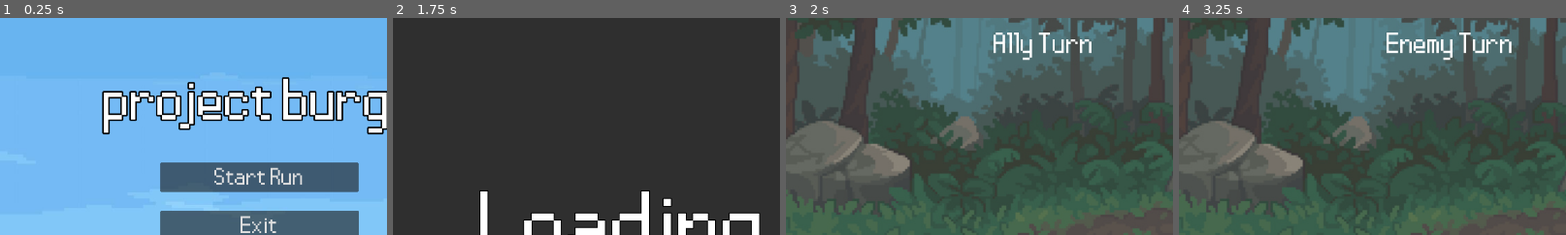
Above: before the commit, frames 1-4 (left to right).
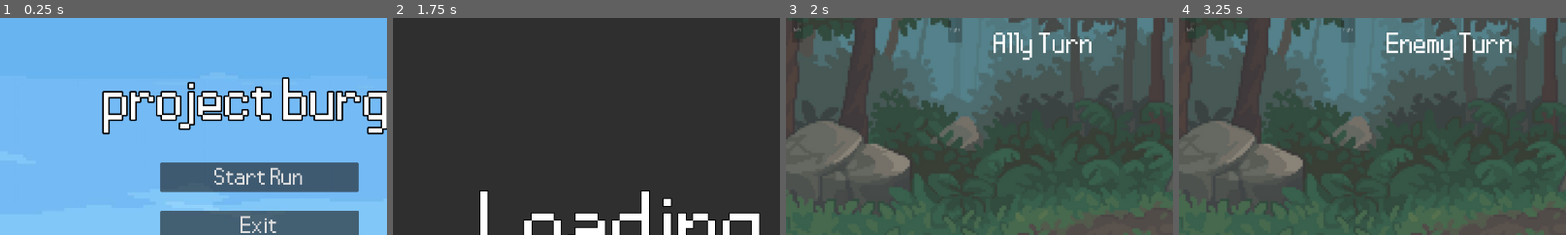
Above: after the commit, the same moments.

Repository: JuneauPlayz/project-burge
Game: Godot game, scene res://scenes/main scenes/main_scene.tscn
Same seed, same stepped clock (60 frames per second), same inputs: the game is played once before the commit and once after it.
Inputs (mouse positions are % of the whole screen's width and height, from its top left):
- Up to frame 1 (0.25 s): no input
- Up to frame 2 (1.75 s): click "Start Run" at 0.5 s; click "Start Combat" at 1.25 s
- Up to frame 3 (2 s): no input
- Up to frame 4 (3.25 s): click "End Turn (A)" at 2 s; tap Enter at 2.75 s; move the mouse to (72, 45) at 2.77 s; hold 1 (1) from 2.78 s (still down); click (72, 45) at 2.92 s; tap 2 (2) at 3.05 s
The pictures show only the part of the screen within x 16-66%, y 0-50%; the shares and areas given below are measured in that part.

Frames 1-2 are identical in both runs. In frame 3, 0.4% of the frame differs, in the area x 2-46%, y 0-12%; in frame 4, 0.4%.

Commit message:
relics foundation

Diff:
--- a/project.godot
+++ b/project.godot
@@ -27,6 +27,10 @@
 window/size/viewport_width=1920
 window/size/viewport_height=1080
 mouse_cursor/custom_image="res://assets/defaultcursor.png"
+
+[editor]
+
+script/templates_search_path="res://scripts/script_templates"
 
 [global_group]
 
--- /dev/null
+++ b/resources/relics/fire_potion.tres
@@ -0,0 +1,12 @@
+[gd_resource type="Resource" script_class="Relic" load_steps=3 format=3 uid="uid://b00kue7gy7bje"]
+
+[ext_resource type="Texture2D" uid="uid://133h4yyl8s4l" path="res://assets/chillpyro.png" id="1_42ris"]
+[ext_resource type="Script" path="res://scenes/relic handler/relic.gd" id="1_qaimv"]
+
+[resource]
+script = ExtResource("1_qaimv")
+relic_name = "Fire Potion"
+id = "2"
+type = 0
+icon = ExtResource("1_42ris")
+tooltip = ""
--- /dev/null
+++ b/resources/relics/shield_potion.tres
@@ -0,0 +1,13 @@
+[gd_resource type="Resource" load_steps=3 format=3 uid="uid://jsbevql6t5av"]
+
+[ext_resource type="Texture2D" uid="uid://di27sstbehnju" path="res://assets/shield potion.png" id="1_j6g0b"]
+[ext_resource type="Script" path="res://scenes/relic handler/relic scripts/shield_potion.gd" id="2_l1c8m"]
+
+[resource]
+script = ExtResource("2_l1c8m")
+shield_amount = 5
+relic_name = "Shield Potion"
+id = "1"
+type = 2
+icon = ExtResource("1_j6g0b")
+tooltip = ""
--- a/scenes/main scenes/combat.tscn
+++ b/scenes/main scenes/combat.tscn
@@ -8,6 +8,7 @@
 [ext_resource type="FontFile" uid="uid://ca0ii6rndnaqf" path="res://assets/pokemon_pixel_font.ttf" id="5_wtw4i"]
 [ext_resource type="PackedScene" uid="uid://rtk527cyr7kb" path="res://scenes/reusables/combat_currency.tscn" id="6_b6b3n"]
 [ext_resource type="Texture2D" uid="uid://bsae24ot6vmo6" path="res://assets/battle_bg.jpg" id="7_qh8p2"]
+[ext_resource type="PackedScene" uid="uid://dr6jeis04n42b" path="res://scenes/relic handler/relic_handler.tscn" id="9_18tlq"]
 
 [sub_resource type="LabelSettings" id="LabelSettings_mo5rj"]
 font = ExtResource("5_wtw4i")
@@ -29,7 +30,7 @@
 outline_size = 9
 outline_color = Color(0, 0, 0, 1)
 
-[node name="Combat" type="Node2D"]
+[node name="Combat" type="Node2D" groups=["combat"]]
 script = ExtResource("1_3ou8c")
 
 [node name="StateMachine" type="Node" parent="."]
@@ -161,6 +162,12 @@
 offset_bottom = 1091.0
 color = Color(0.18359, 0.18359, 0.18359, 1)
 
+[node name="RelicHandler" parent="." instance=ExtResource("9_18tlq")]
+offset_left = 330.0
+offset_top = -3.0
+offset_right = 930.0
+offset_bottom = 61.0
+
 [connection signal="new_spell_selected" from="CombatManager" to="StateMachine/SpellSelect" method="_on_combat_manager_new_spell_selected"]
 [connection signal="target_selected" from="CombatManager" to="StateMachine/Targeting" method="_on_combat_manager_target_selected"]
 [connection signal="pressed" from="EndTurn" to="CombatManager" method="_on_end_turn_pressed"]
--- /dev/null
+++ b/scenes/relic handler/relic scripts/shield_potion.gd
@@ -0,0 +1,15 @@
+extends Relic
+
+var member_var = 0
+@export var shield_amount : int
+
+
+func activate_relic(owner: RelicUI) -> void:
+	var combat = owner.get_tree().get_first_node_in_group("combat")
+	if combat:
+		for ally in combat.allies:
+			ally.receive_shielding(shield_amount)
+			DamageNumbers.display_number_plus(shield_amount, ally.damage_number_origin.global_position, "none", "")
+
+func get_tooltip() -> String:
+	return tooltip
--- /dev/null
+++ b/scenes/relic handler/relic.gd
@@ -0,0 +1,20 @@
+class_name Relic
+extends Resource
+
+enum Type {START_OF_TURN, START_OF_COMBAT, END_OF_TURN, END_OF_COMBAT, EVENT_BASED}
+
+@export var relic_name : String
+@export var id : String
+@export var type : Type
+@export var icon : Texture
+@export_multiline var tooltip : String
+
+func initialize_relic(_owner : RelicUI) -> void:
+	pass
+
+# Should be implemented by event-based rleics which connect to the EventBus to make sure that they are disconnected when a relic gets removed
+func deactivate_relic(_owner : RelicUI) -> void:
+	pass
+
+func get_tooltip() -> String:
+	return tooltip
--- /dev/null
+++ b/scenes/relic handler/relic_handler.gd
@@ -0,0 +1,76 @@
+class_name RelicHandler
+extends HBoxContainer
+
+signal relics_activated(type: Relic.Type)
+
+const RELIC_APPLY_INTERVAL = 0.5
+const RELIC_UI = preload("res://scenes/relic handler/relic_ui.tscn")
+
+@onready var relics_control : RelicsControl = $RelicsControl
+@onready var relics : HBoxContainer = %Relics
+
+func _ready() -> void:
+	relics.child_exiting_tree.connect(_on_relics_child_exiting_tree)
+
+func activate_relics_by_type(type : Relic.Type) -> void:
+	if type == Relic.Type.EVENT_BASED:
+		return
+
+	var relic_queue : Array[RelicUI] = _get_all_relic_ui_nodes().filter(
+		func(relic_ui : RelicUI):
+			return relic_ui.relic.type == type
+	)
+
+	if relic_queue.is_empty():
+		relics_activated.emit(type)
+		return
+
+	var tween = create_tween()
+	for relic_ui : RelicUI in relic_queue:
+		tween.tween_callback(relic_ui.relic.activate_relic.bind(relic_ui))
+		tween.tween_interval(RELIC_APPLY_INTERVAL)
+
+	tween.finished.connect(func(): relics_activated.emit(type))
+
+func add_relics(relics_array: Array[Relic]) -> void:
+	for relic : Relic in relics_array:
+		add_relic(relic)
+
+func add_relic(relic : Relic) -> void:
+	if has_relic(relic.id):
+		return
+
+	var new_relic_ui = RELIC_UI.instantiate() as RelicUI
+	relics.add_child(new_relic_ui)
+	new_relic_ui.relic = relic
+	new_relic_ui.relic.initialize_relic(new_relic_ui)
+
+func has_relic(id : String) -> bool:
+	for relic_ui : RelicUI in relics.get_children():
+		if relic_ui.relic.id == id and is_instance_valid(relic_ui):
+			return true
+
+	return false
+
+func get_all_relics() -> Array[Relic]:
+	var relic_ui_nodes = _get_all_relic_ui_nodes()
+	var relics_array : Array[Relic] = []
+
+	for relic_ui in relic_ui_nodes:
+		relics_array.append(relic_ui.relic)
+
+	return relics_array
+
+func _get_all_relic_ui_nodes() -> Array[RelicUI]:
+	var all_relics : Array[RelicUI] = []
+	for relic_ui in relics.get_children():
+		all_relics.append(relic_ui)
+
+	return all_relics
+
+func _on_relics_child_exiting_tree(relic_ui : RelicUI) -> void:
+	if not relic_ui:
+		return
+
+	if relic_ui.relic:
+		relic_ui.relic.deactivate_relic(relic_ui)
--- /dev/null
+++ b/scenes/relic handler/relic_handler.tscn
@@ -0,0 +1,57 @@
+[gd_scene load_steps=4 format=3 uid="uid://dr6jeis04n42b"]
+
+[ext_resource type="Script" path="res://scenes/relic handler/relic_handler.gd" id="1_wgfm0"]
+[ext_resource type="Script" path="res://scenes/relic handler/relics_control.gd" id="2_cogcy"]
+[ext_resource type="PackedScene" uid="uid://dbmijg1lnjffl" path="res://scenes/relic handler/relic_ui.tscn" id="3_v4acn"]
+
+[node name="RelicHandler" type="HBoxContainer"]
+offset_right = 600.0
+offset_bottom = 64.0
+script = ExtResource("1_wgfm0")
+
+[node name="LeftButton" type="Button" parent="."]
+unique_name_in_owner = true
+layout_mode = 2
+text = "left"
+
+[node name="RelicsControl" type="Control" parent="." node_paths=PackedStringArray("left_button", "right_button")]
+clip_contents = true
+custom_minimum_size = Vector2(352, 0)
+layout_mode = 2
+script = ExtResource("2_cogcy")
+left_button = NodePath("../LeftButton")
+right_button = NodePath("../RightButton")
+
+[node name="Relics" type="HBoxContainer" parent="RelicsControl"]
+unique_name_in_owner = true
+custom_minimum_size = Vector2(352, 64)
+layout_mode = 0
+offset_right = 40.0
+offset_bottom = 40.0
+theme_override_constants/separation = 8
+
+[node name="RelicUI" parent="RelicsControl/Relics" instance=ExtResource("3_v4acn")]
+layout_mode = 2
+
+[node name="RelicUI2" parent="RelicsControl/Relics" instance=ExtResource("3_v4acn")]
+layout_mode = 2
+
+[node name="RelicUI3" parent="RelicsControl/Relics" instance=ExtResource("3_v4acn")]
+layout_mode = 2
+
+[node name="RelicUI4" parent="RelicsControl/Relics" instance=ExtResource("3_v4acn")]
+layout_mode = 2
+
+[node name="RelicUI5" parent="RelicsControl/Relics" instance=ExtResource("3_v4acn")]
+layout_mode = 2
+
+[node name="RelicUI6" parent="RelicsControl/Relics" instance=ExtResource("3_v4acn")]
+layout_mode = 2
+
+[node name="RelicUI7" parent="RelicsControl/Relics" instance=ExtResource("3_v4acn")]
+layout_mode = 2
+
+[node name="RightButton" type="Button" parent="."]
+unique_name_in_owner = true
+layout_mode = 2
+text = "right"
--- /dev/null
+++ b/scenes/relic handler/relic_ui.gd
@@ -0,0 +1,25 @@
+class_name RelicUI
+extends Control
+
+@export var relic : Relic : set = set_relic
+
+@onready var icon : TextureRect = $Icon
+@onready var animation_player : AnimationPlayer = $AnimationPlayer
+
+func _ready() -> void:
+
+	flash()
+
+func set_relic(new_relic: Relic) -> void:
+	if not is_node_ready():
+		await ready
+
+	relic = new_relic
+	icon.texture = relic.icon
+
+func flash() -> void:
+	animation_player.play("flash")
+
+func _on_gui_input(event: InputEvent) -> void:
+	if event.is_action_pressed("click"):
+		print("Relic tooltip")
--- /dev/null
+++ b/scenes/relic handler/relic_ui.tscn
@@ -0,0 +1,95 @@
+[gd_scene load_steps=7 format=3 uid="uid://dbmijg1lnjffl"]
+
+[ext_resource type="Texture2D" uid="uid://di27sstbehnju" path="res://assets/shield potion.png" id="1_8v6nw"]
+[ext_resource type="Script" path="res://scenes/relic handler/relic_ui.gd" id="1_ayvix"]
+
+[sub_resource type="Animation" id="Animation_55se6"]
+length = 0.001
+tracks/0/type = "value"
+tracks/0/imported = false
+tracks/0/enabled = true
+tracks/0/path = NodePath("Icon:scale")
+tracks/0/interp = 1
+tracks/0/loop_wrap = true
+tracks/0/keys = {
+"times": PackedFloat32Array(0),
+"transitions": PackedFloat32Array(1),
+"update": 0,
+"values": [Vector2(1, 1)]
+}
+tracks/1/type = "value"
+tracks/1/imported = false
+tracks/1/enabled = true
+tracks/1/path = NodePath("Icon:material")
+tracks/1/interp = 1
+tracks/1/loop_wrap = true
+tracks/1/keys = {
+"times": PackedFloat32Array(0),
+"transitions": PackedFloat32Array(1),
+"update": 1,
+"values": [null]
+}
+
+[sub_resource type="CanvasItemMaterial" id="CanvasItemMaterial_75n21"]
+blend_mode = 1
+light_mode = 1
+
+[sub_resource type="Animation" id="Animation_8yjh5"]
+resource_name = "flash"
+length = 0.3
+step = 0.05
+tracks/0/type = "value"
+tracks/0/imported = false
+tracks/0/enabled = true
+tracks/0/path = NodePath("Icon:scale")
+tracks/0/interp = 1
+tracks/0/loop_wrap = true
+tracks/0/keys = {
+"times": PackedFloat32Array(0, 0.15, 0.3),
+"transitions": PackedFloat32Array(1, 1, 1),
+"update": 0,
+"values": [Vector2(1, 1), Vector2(1.2, 1.2), Vector2(1, 1)]
+}
+tracks/1/type = "value"
+tracks/1/imported = false
+tracks/1/enabled = true
+tracks/1/path = NodePath("Icon:material")
+tracks/1/interp = 1
+tracks/1/loop_wrap = true
+tracks/1/keys = {
+"times": PackedFloat32Array(0, 0.15, 0.3),
+"transitions": PackedFloat32Array(1, 1, 1),
+"update": 1,
+"values": [null, SubResource("CanvasItemMaterial_75n21"), null]
+}
+
+[sub_resource type="AnimationLibrary" id="AnimationLibrary_0donl"]
+_data = {
+"RESET": SubResource("Animation_55se6"),
+"flash": SubResource("Animation_8yjh5")
+}
+
+[node name="RelicUI" type="Control"]
+custom_minimum_size = Vector2(64, 64)
+layout_mode = 3
+anchors_preset = 0
+offset_left = -1.0
+offset_right = 63.0
+offset_bottom = 64.0
+script = ExtResource("1_ayvix")
+
+[node name="Icon" type="TextureRect" parent="."]
+custom_minimum_size = Vector2(64, 64)
+layout_mode = 0
+offset_right = 8.0
+offset_bottom = 8.0
+pivot_offset = Vector2(32, 32)
+texture = ExtResource("1_8v6nw")
+expand_mode = 1
+
+[node name="AnimationPlayer" type="AnimationPlayer" parent="."]
+libraries = {
+"": SubResource("AnimationLibrary_0donl")
+}
+
+[connection signal="gui_input" from="." to="." method="_on_gui_input"]
--- /dev/null
+++ b/scenes/relic handler/relics_control.gd
@@ -0,0 +1,54 @@
+class_name RelicsControl
+extends Control
+const RELICS_PER_PAGE = 5
+const TWEEN_SCROLL_DURATION = 0.2
+
+@export var left_button : Button
+@export var right_button : Button
+
+@onready var relics: HBoxContainer = %Relics
+@export var page_width = self.custom_minimum_size.x
+
+var num_of_relics = 0
+var current_page = 1
+var max_page = 0
+var tween : Tween
+
+func _ready() -> void:
+	left_button.pressed.connect(_on_left_button_pressed)
+	right_button.pressed.connect(_on_right_button_pressed)
+
+	for relic_ui : RelicUI in relics.get_children():
+		relic_ui.queue_free()
+
+	relics.child_order_changed.connect(_on_relics_child_order_changed)
+	_on_relics_child_order_changed()
+
+func update() -> void:
+	num_of_relics = relics.get_child_count()
+	max_page = ceili(num_of_relics / float(RELICS_PER_PAGE))
+
+	left_button.disabled = current_page <= 1
+	right_button.disabled = current_page >= max_page
+
+func _tween_to(x_position: float) -> void:
+	if tween:
+		tween.kill()
+
+	tween = create_tween().set_trans(Tween.TRANS_BACK).set_ease(Tween.EASE_OUT)
+	tween.tween_property(relics, "position:x", x_position, TWEEN_SCROLL_DURATION)
+
+func _on_left_button_pressed() -> void:
+	if current_page > 1:
+		current_page -= 1
+		update()
+		_tween_to(relics.position.x + page_width)
+
+func _on_right_button_pressed() -> void:
+	if current_page < max_page:
+		current_page += 1
+		update()
+		_tween_to(relics.position.x - page_width)
+
+func _on_relics_child_order_changed() -> void:
+	update()
--- a/scripts/combat_manager.gd
+++ b/scripts/combat_manager.gd
@@ -30,6 +30,10 @@
 @onready var reset_choices: Button = $"../ResetChoices"
 @onready var targeting_label: Label = $TargetingLabel
 @onready var targeting_skill_info: Control = $TargetingSkillInfo
+@onready var relics: RelicHandler = $"../RelicHandler"
+
+# relics
+const SHIELD_POTION = preload("res://resources/relics/shield_potion.tres")
 
 var ally1skill : int
 var ally2skill : int
@@ -85,21 +89,23 @@
 		allies[i].position = i+1
 	# setting left and right for units
 	set_unit_pos()
-
 	ReactionManager.reaction_finished.connect(self.reaction_signal)
+	# relic stuff
+	relics.relics_activated.connect(_on_relics_activated)
+	relics.activate_relics_by_type(Relic.Type.START_OF_COMBAT)
+
+
+func start_combat():
 	show_skills()
 	reset_skill_select()
-	start_combat()
-
-
-
-func start_combat():
 	while (!combat_finished):
 		start_ally_turn()
 		await ally_turn_done
 		enemy_turn()
 		await enemy_turn_done
 
+func end_battle():
+	pass
 func start_ally_turn():
 	set_unit_pos()
 	show_ui()
@@ -114,10 +120,6 @@
 
 
 func execute_ally_turn():
-	choosing_skills = false
-	set_unit_pos()
-	hide_skills()
-	hide_ui()
 	# skill execution
 	for n in range(action_queue.size()):
 		if (action_queue.size() == 0):
@@ -224,6 +226,16 @@
 			"earth":
 				GC.earth_tokens -= skill.cost2
 	combat_currency.update()
+
+func _on_relics_activated(type : Relic.Type) -> void:
+	match type:
+		Relic.Type.START_OF_COMBAT:
+			start_combat()
+		Relic.Type.END_OF_COMBAT:
+			end_battle()
+		Relic.Type.END_OF_TURN:
+			execute_ally_turn()
+
 
 func reaction_signal():
 	await get_tree().create_timer(0.01).timeout
@@ -385,8 +397,14 @@
 
 func _on_end_turn_pressed() -> void:
 	if (!targeting and choosing_skills):
+		#relics.add_relic(SHIELD_POTION)
 		AudioPlayer.play_FX("click",0)
-		execute_ally_turn()
+		# end of turn relics
+		choosing_skills = false
+		set_unit_pos()
+		hide_skills()
+		hide_ui()
+		relics.activate_relics_by_type(Relic.Type.END_OF_TURN)
 
 func _on_reset_choices_pressed() -> void:
 	AudioPlayer.play_FX("click",0)
--- a/scripts/combat_scene.gd
+++ b/scripts/combat_scene.gd
@@ -11,6 +11,17 @@
 @onready var enemy_4_spot: Node2D = %"Enemy 4 Spot"
 @onready var loading: Node2D = $Loading
 
+var ally1 : Ally
+var ally2 : Ally
+var ally3 : Ally
+var ally4 : Ally
+var enemy1 : Enemy
+var enemy2 : Enemy
+var enemy3 : Enemy
+var enemy4 : Enemy
+
+var enemies = []
+var allies = []
 
 const ALLY = preload("res://scenes/units/allies/ally.tscn")
 const ENEMY = preload("res://scenes/units/enemies/enemy.tscn")
@@ -51,42 +62,66 @@
 func load_units():
 	print("loading units")
 	if GC.ally1 != null:
-		var ally1 = ALLY.instantiate()
-		ally1.res = GC.ally1
-		ally_1_spot.add_child(ally1)
-		combat_manager.ally1 = ally1
+		var ally1s = ALLY.instantiate()
+		ally1 = ally1s
+		ally1s.res = GC.ally1
+		ally_1_spot.add_child(ally1s)
+		combat_manager.ally1 = ally1s
 	if GC.ally2 != null:
-		var ally2 = ALLY.instantiate()
-		ally2.res = GC.ally2
-		ally_2_spot.add_child(ally2)
-		combat_manager.ally2 = ally2
+		var ally2s = ALLY.instantiate()
+		ally2 = ally2s
+		ally2s.res = GC.ally2
+		ally_2_spot.add_child(ally2s)
+		combat_manager.ally2 = ally2s
 	if GC.ally3 != null:
-		var ally3 = ALLY.instantiate()
-		ally3.res = GC.ally3
-		ally_3_spot.add_child(ally3)
-		combat_manager.ally3 = ally3
+		var ally3s = ALLY.instantiate()
+		ally3 = ally3s
+		ally3s.res = GC.ally3
+		ally_3_spot.add_child(ally3s)
+		combat_manager.ally3 = ally3s
 	if GC.ally4 != null:
-		var ally4 = ALLY.instantiate()
-		ally4.res = GC.ally4
-		ally_4_spot.add_child(ally4)
-		combat_manager.ally4 = ally4
+		var ally4s = ALLY.instantiate()
+		ally4 = ally4s
+		ally4s.res = GC.ally4
+		ally_4_spot.add_child(ally4s)
+		combat_manager.ally4 = ally4s
 	if GC.enemy1 != null:
-		var enemy1 = ENEMY.instantiate()
-		enemy1.res = GC.enemy1
-		enemy_1_spot.add_child(enemy1)
-		combat_manager.enemy1 = enemy1
+		var enemy1s = ENEMY.instantiate()
+		enemy1 = enemy1s
+		enemy1s.res = GC.enemy1
+		enemy_1_spot.add_child(enemy1s)
+		combat_manager.enemy1 = enemy1s
 	if GC.enemy2 != null:
-		var enemy2 = ENEMY.instantiate()
-		enemy2.res = GC.enemy2
-		enemy_2_spot.add_child(enemy2)
-		combat_manager.enemy2 = enemy2
+		var enemy2s = ENEMY.instantiate()
+		enemy2 = enemy2s
+		enemy2s.res = GC.enemy2
+		enemy_2_spot.add_child(enemy2s)
+		combat_manager.enemy2 = enemy2s
 	if GC.enemy3 != null:
-		var enemy3 = ENEMY.instantiate()
-		enemy3.res = GC.enemy3
-		enemy_3_spot.add_child(enemy3)
-		combat_manager.enemy3 = enemy3
+		var enemy3s = ENEMY.instantiate()
+		enemy3 = enemy3s
+		enemy3s.res = GC.enemy3
+		enemy_3_spot.add_child(enemy3s)
+		combat_manager.enemy3 = enemy3s
 	if GC.enemy4 != null:
-		var enemy4 = ENEMY.instantiate()
-		enemy4.res = GC.enemy4
-		enemy_4_spot.add_child(enemy4)
-		combat_manager.enemy4 = enemy4
+		var enemy4s = ENEMY.instantiate()
+		enemy4 = enemy4s
+		enemy4s.res = GC.enemy4
+		enemy_4_spot.add_child(enemy4s)
+		combat_manager.enemy4 = enemy4s
+	if (enemy1 != null):
+		enemies.append(enemy1)
+	if (enemy2 != null):
+		enemies.append(enemy2)
+	if (enemy3 != null):
+		enemies.append(enemy3)
+	if (enemy4 != null):
+		enemies.append(enemy4)
+	if (ally1 != null):
+		allies.append(ally1)
+	if (ally2 != null):
+		allies.append(ally2)
+	if (ally3 != null):
+		allies.append(ally3)
+	if (ally4 != null):
+		allies.append(ally4)
--- /dev/null
+++ b/scripts/script_templates/Relic/relic_template.gd
@@ -0,0 +1,18 @@
+# meta-name Relic
+# meta-description: Create a Relio which can be acquired by the player.
+
+extends Relic
+
+var member_var = 0
+
+func initialize_relic(_owner : RelicUI) -> void:
+	print("this happens once we gain a new relic")
+
+func activate_relic(_owner: RelicUI) -> void:
+	print("this happens at specific times based on the Relic.Type property")
+
+func deactivate_relic(_owner: RelicUI) -> void:
+	print("this gets called when a RelicUI is exiting hte SceneTree")
+
+func get_tooltip() -> String:
+	return tooltip
Binary file added: assets/shield potion.png
Not shown, added: assets/shield potion.png.import
Not shown: 1 places in scenes/main scenes/combat.tscn that only renumber resources
Not shown, added: scenes/relic handler/rel17E9.tmp
Not shown, added: scenes/relic handler/rel6ABE.tmp
